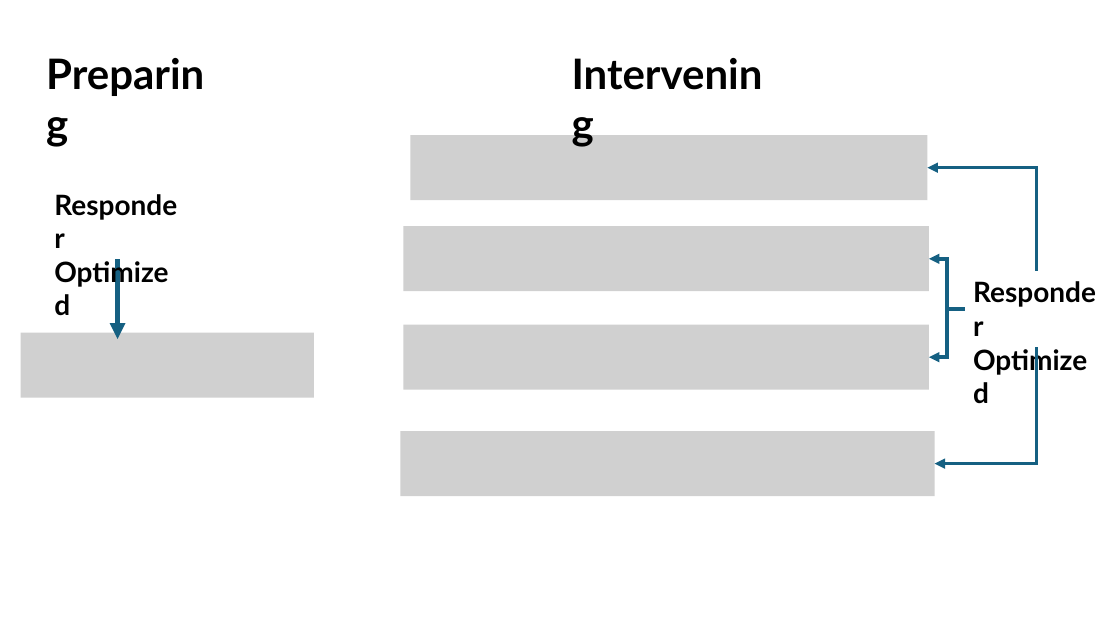
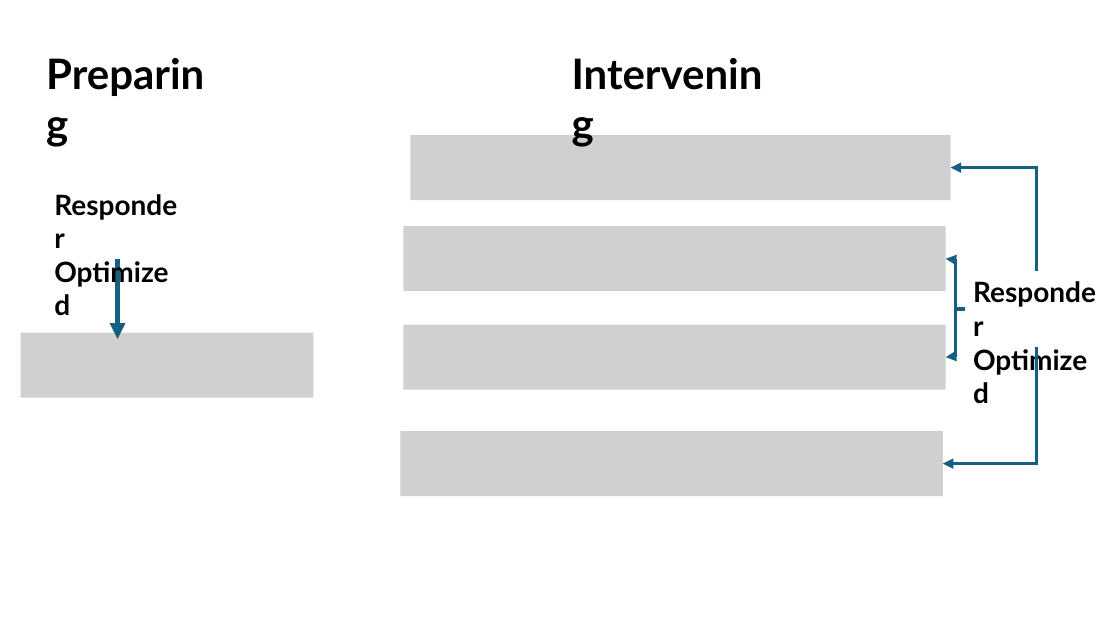
Before and after one commit to UNCIDD/scenario-eval-theory, a slide deck: slide 13 of presentations/INIPresentation_JL.pptx. Drawn at 1120x630 pixels with LibreOffice and Linux fonts; fonts in the diff are those of the drawing; grey boxes stand for pictures. Boxes give left, top, right and bottom in pixels: in the first picture for what was removed or moved away, otherwise in the second. Text is boxed around its words. In the diff, an @@ line names an element or a change of style, - is before the commit and + after.

Commit message:
Final version of presentation

```diff
--- a/presentations/INIPresentation_JL.pptx
+++ b/presentations/INIPresentation_JL.pptx
@@ picture: place and size @@
-picture at bbox=[411, 135, 928, 200]
+picture at bbox=[411, 135, 951, 200]
@@ elbow arrow moved from (1037, 271) - (928, 168) to (1037, 271) - (951, 168) @@
@@ picture: place and size @@
-picture at bbox=[403, 226, 929, 291]
+picture at bbox=[403, 226, 946, 291]
@@ elbow arrow moved from (965, 309) - (929, 259) to (965, 309) - (946, 259) @@
@@ picture: place and size @@
-picture at bbox=[403, 324, 929, 389]
+picture at bbox=[403, 324, 946, 389]
@@ elbow arrow moved from (965, 309) - (929, 357) to (965, 309) - (946, 357) @@
@@ elbow arrow moved from (1037, 347) - (935, 464) to (1037, 347) - (943, 464) @@
@@ picture: place and size @@
-picture at bbox=[401, 431, 935, 496]
+picture at bbox=[401, 431, 944, 496]
```
Also in this commit, not shown: 1 other slide changed, 1 slide added, 2 slides removed.
